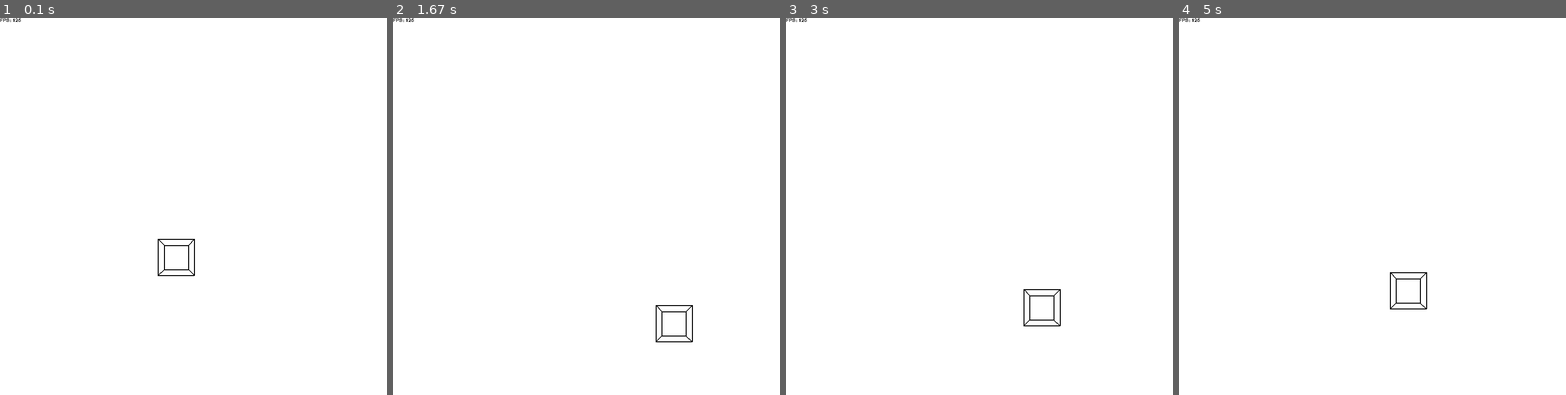
Above: before the commit, frames 1-4 (left to right).
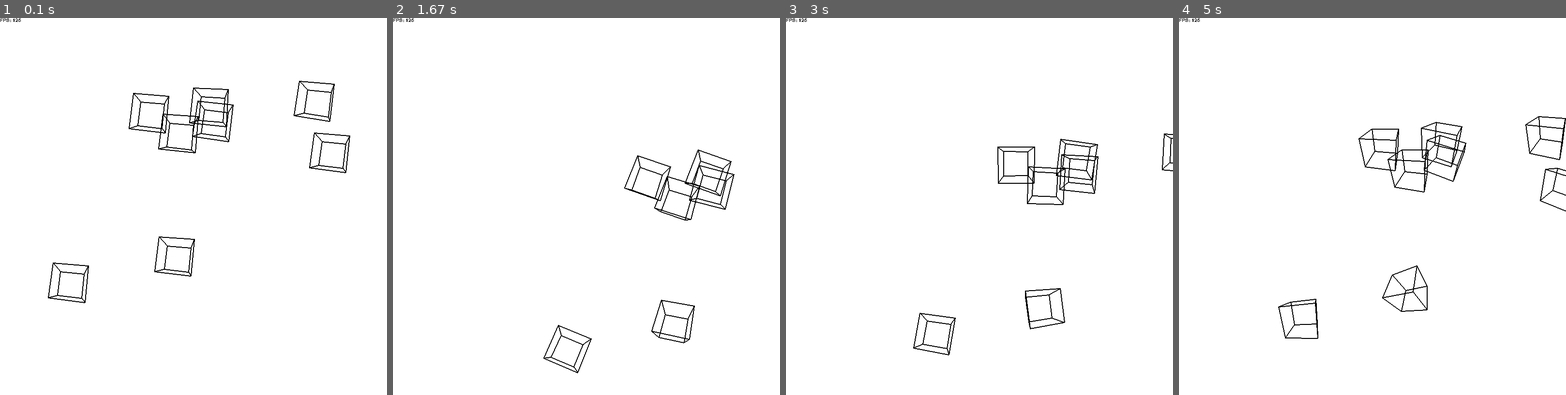
Above: after the commit, the same moments.

Repository: jubileusantos/pygame
Game: pygame game, started from render3d/main.py
Same seed, same stepped clock (60 frames per second), same inputs: the game is played once before the commit and once after it.
Inputs (mouse positions are in pixels of both pictures, inside the frame that each line leads up to):
- Up to frame 1 (0.1 s): no input
- Up to frame 2 (1.67 s): press the mouse at (493, 214) at 0.37 s; move the mouse to (559, 255) at 0.47 s; release the mouse at (625, 296) at 0.6 s; click (625, 240) at 0.72 s; click (574, 195) at 1.05 s; click (512, 285) at 1.38 s
- Up to frame 3 (3 s): click (1099, 202) at 1.72 s; click (871, 270) at 2.05 s; click (832, 319) at 2.38 s; click (1010, 308) at 2.72 s
- Up to frame 4 (5 s): click (1337, 247) at 3.05 s; click (1240, 97) at 3.38 s; click (1291, 229) at 3.72 s; click (1380, 349) at 4.05 s; click (1318, 74) at 4.38 s; click (1430, 296) at 4.72 s

The runs differ from the first frame. In frame 1, 1.5% of the frame differs, in the area x 12-91%, y 16-76%; in frame 2, 1.1%; in frame 3, 1.2%; in frame 4, 1.4%.

Commit message:
Added option for custom vertices/radiuses

Diff:
--- a/brick_pong/main.py
+++ b/brick_pong/main.py
@@ -424,6 +424,9 @@
                 xMove -= 1
             elif event.key in (K_d, K_RIGHT):
                 xMove += 1
+            elif event.key == K_e:
+                for i in range(15):
+                    addBall()
         elif event.type == KEYUP:
             if event.key in (K_a, K_LEFT):
                 xMove += 1
--- a/chaos_game.py
+++ b/chaos_game.py
@@ -19,6 +19,12 @@
 GREEN = (0, 255, 0)
 YELLOW = (255, 255, 0)
 ORANGE = (255, 127, 0)
+
+class Point:
+    def __init__(self, angle: float=0, r: float=1, center: Vector2=None) -> None:
+        self.angle = angle
+        self.r = r
+        self.center = center
 
 def map(n, start1, stop1, start2, stop2):
     return (n - start1) / (stop1 - start1) * (stop2 - start2) + start2
@@ -45,15 +51,6 @@
 def getVerticesForShape(sides: int=3, radius: float=50, center: Vector2=None, thickness: int=1) -> list[Vector2]:
     center = center or Vector2(WIDTH/2, HEIGHT/2)
 
-    '''step = 360 / sides
-    start
-    if sides % 2 == 0:
-        start = -step/2
-    else:
-        start = 0
-
-    loopEnd = start + 360'''
-
     # Start with the first point
     startingAngle = -90
     if sides % 2 == 0:
@@ -106,30 +103,91 @@
             pos = Vector2(x, y)
             pygame.draw.circle(surface, GREEN if pointInPolygon(pos, vertices) else RED, pos, 3)
 
-
-
 # Function to draw a polygon with the given vertices
 def drawPolygon(vertices: list[Vector2], color: tuple=BLACK, surface: pygame.Surface=window, lineWidth: int=2):
     for i in range(len(vertices)-1):
         vertex0, vertex1 = vertices[i], vertices[i+1]
         pygame.draw.line(surface, color, vertex0, vertex1, lineWidth)
 
+def getVerticesForPolygon(center: Vector2, points: list[Point|float]):
+    # Start with the first point
+    startingAngle = -90
+    if sides % 2 == 0:
+        print("Going more left")
+        startingAngle -= 360 / (2 * sides)
+
+    # Keep track of all the vertices
+    vertices = []
+
+    x = center.x + cos(radians((points[0].angle if type(points[0]) == Point else points[0]) - 90)) * (points[0].r if type(points[0]) == Point else radius)
+    y = center.x + sin(radians((points[0].angle if type(points[0]) == Point else points[0]) - 90)) * (points[0].r if type(points[0]) == Point else radius)
+    lastPoint = Vector2(x, y)
+    firstPoint = lastPoint
+
+    for point in points:
+        # Get a new point
+        if type(point) == Point:
+            x = (point.center or center).x + cos(radians(point.angle - 90)) * point.r
+            y = (point.center or center).x + sin(radians(point.angle - 90)) * point.r
+        else:
+            x = center.x + cos(radians(point - 90)) * radius
+            y = center.y + sin(radians(point - 90)) * radius
+
+        # Set the last point to be the new point and add it to the vertices list
+        lastPoint = Vector2(x, y)
+        vertices.append(lastPoint)
+
+    # The polygon needs to end where it began
+    vertices.append(firstPoint)
+
+    # Return the vertices list
+    return vertices
+
 # Constants
 center = Vector2(WIDTH/2, HEIGHT/2)
 
 # Variables
 radius = 250
-sides = 3
-alwaysNewVertex = False
+sides = 8
+alwaysNewVertex = 1
+needsToBeInsideShape = True
 pointSize = 1
-calcsPerFrame = 1
+calcsPerFrame = 10000
 
 points: list[Vector2] = []
 lastVertex = None
 
 # Draw the shape
-vertices = getVerticesForShape(sides, radius, center, 2)
-print(vertices)
+starPoints = [
+    Point(0, radius),
+    Point(2/5*360, radius),
+    Point(4/5*360, radius),
+    Point(1/5*360, radius),
+    Point(3/5*360, radius),
+    Point(0, radius),
+]
+angle = 15
+size = 4
+plusPoints = [
+    Point(angle, radius),
+    Point(45, angle*size),
+    Point(90 - angle, radius),
+    Point(90 + angle, radius),
+    Point(135, angle*size),
+    Point(180 - angle, radius),
+    Point(180 + angle, radius),
+    Point(225, angle*size),
+    Point(270 - angle, radius),
+    Point(270 + angle, radius),
+    Point(315, angle*size),
+    Point(-angle, radius),
+    Point(angle, radius),
+]
+
+chosenShape = plusPoints
+vertices = getVerticesForPolygon(Vector2(WIDTH/2, HEIGHT/2), chosenShape)
+#vertices = getVerticesForPolygon(Vector2(WIDTH/2, HEIGHT/2), [0, 140, 220, 0])
+#vertices = getVerticesForShape(sides, radius, center, 2)
 
 # Set the initial point
 lastPoint = center + Vector2(randint(-radius, radius), randint(-radius, radius))
@@ -145,6 +203,8 @@
         if event.type == QUIT or (event.type == KEYDOWN and event.key == K_ESCAPE):
             pygame.quit()
             sys.exit()
+        if event.type == KEYDOWN and event.key == K_e:
+            print("oi")
 
     window.fill(WHITE)
 
@@ -159,10 +219,15 @@
 
         # Create a new point in the middle of the last point and the chosen vertex
         newPoint = lastPoint.lerp(newVertex, .5)
-        points.append(newPoint)
-
         # Make the last point be the new point
         lastPoint = newPoint
+
+        # Add the new point to the points list
+        if needsToBeInsideShape and not pointInPolygon(newPoint, vertices):
+            continue
+
+        points.append(newPoint)
+
 
     # Draw the polygon's vertices
     for i in range(len(vertices)-1):
--- a/render3d/main.py
+++ b/render3d/main.py
@@ -109,6 +109,10 @@
         # Save the projected points
         projectedPoints: list[Vector2] = []
 
+        self.rotateX(randint(0, 10)/10)
+        self.rotateY(randint(0, 10)/10)
+        self.rotateZ(randint(0, 10)/10)
+
         # Calculate all vertex positions
         for point in self.points:
             # Rotate
@@ -175,8 +179,8 @@
             pygame.draw.line(surface, self.color, projectedPoints[i], projectedPoints[i + 4], self.edgeThickness)
 
 # Constants
-faceDrawStep = 5
-faceDrawSize = 4
+faceDrawStep = 4
+faceDrawSize = 3
 
 # Modes
 orthographicProjection = False         # If false, Perspective Projeciton will be used
@@ -196,7 +200,7 @@
 
 # Objects
 objects: list[Square] = []
-for i in range(1):
+for i in range(8):
     faceColors = {
         "left": RED,
         "right": GREEN,
